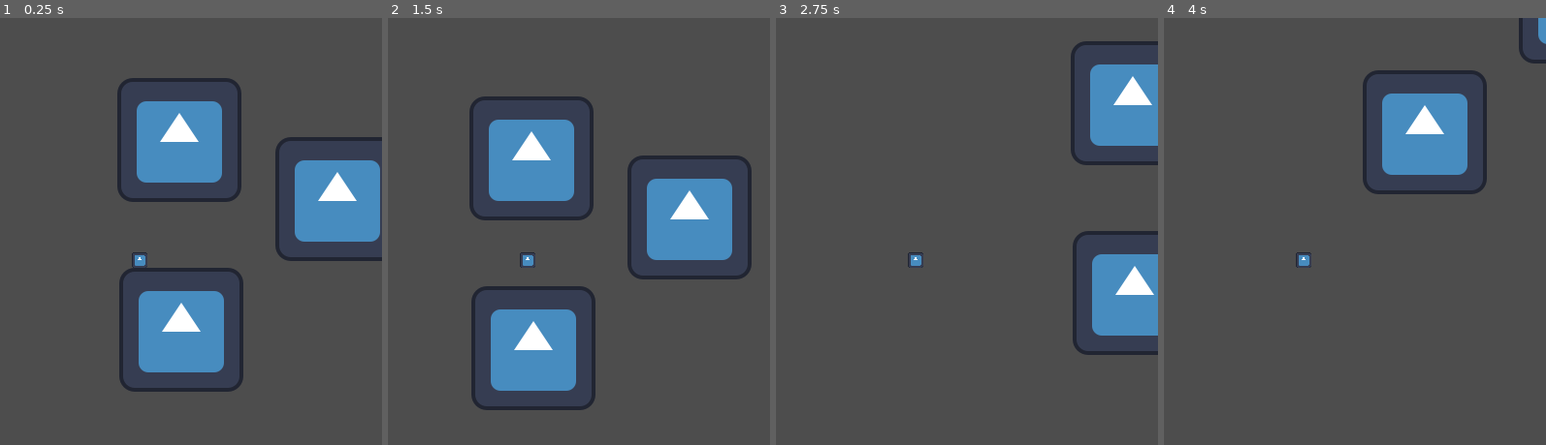
Above: before the commit, frames 1-4 (left to right).
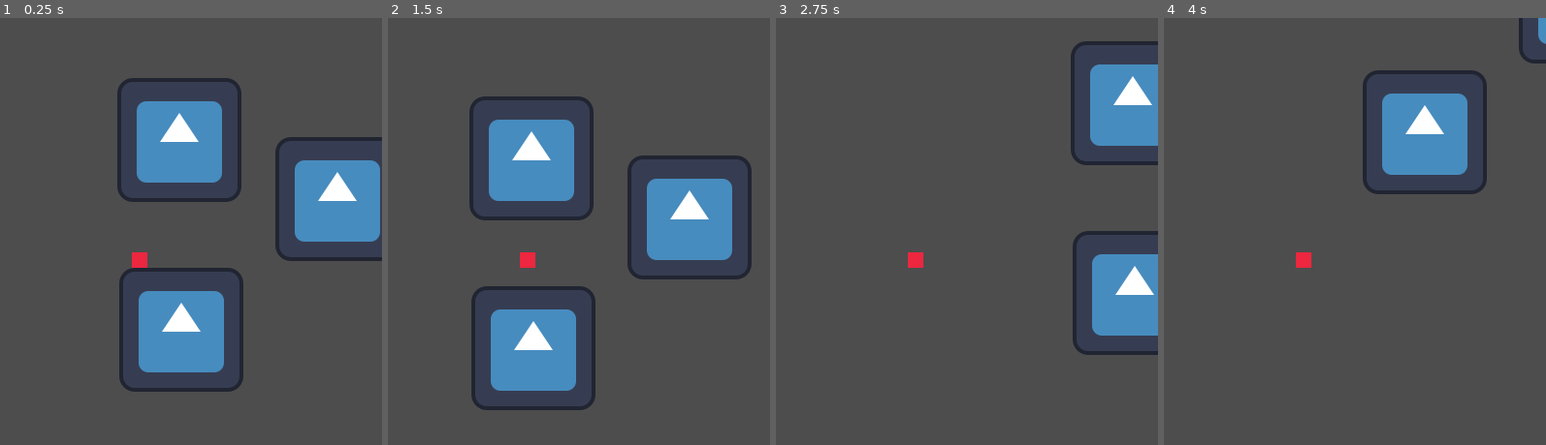
Above: after the commit, the same moments.

Repository: 8by4/solo1
Game: Godot game, scene res://Scenes/test.tscn
Same seed, same stepped clock (60 frames per second), same inputs: the game is played once before the commit and once after it. The project has no main scene, so this scene is started directly. The engine's default icon, where the game draws it, is replaced by a stand-in: a white triangle on a blue panel in a dark square.
Inputs:
- Up to frame 1 (0.25 s): no input
- Up to frame 2 (1.5 s): tap Enter at 0.5 s; hold D (right) from 0.53 s (still down); tap W (up) at 0.6, 0.77, 1.07, 1.35 s
- Up to frame 3 (2.75 s): tap W (up) at 1.52, 1.82, 2.1 s; release D (right) at 2.03 s; hold A (left) from 2.03 s (still down)
- Up to frame 4 (4 s): release A (left) at 2.78 s; hold D (right) from 2.78 s (still down); tap W (up) at 2.85, 3.02, 3.32, 3.6, 3.77 s

The runs differ from the first frame. In frame 1, 0.1% of the frame differs, in the area x 34-39%, y 54-59%; in frame 2, 0.1%; in frame 3, 0.1%; in frame 4, 0.1%.

Commit message:
spriteChange

Diff:
--- a/Scenes/player.tscn
+++ b/Scenes/player.tscn
@@ -1,7 +1,7 @@
 [gd_scene load_steps=5 format=3 uid="uid://chj8t15xvd7ix"]
 
-[ext_resource type="Texture2D" uid="uid://c6ilupnibyua1" path="res://icon.svg" id="1_b4ckw"]
 [ext_resource type="Script" path="res://Scripts/player.gd" id="1_l1tnb"]
+[ext_resource type="Texture2D" uid="uid://cb7sdinynqvbo" path="res://Sprites/playerTest.png" id="2_xgk17"]
 
 [sub_resource type="RectangleShape2D" id="RectangleShape2D_qargx"]
 size = Vector2(16, 16)
@@ -12,8 +12,8 @@
 script = ExtResource("1_l1tnb")
 
 [node name="Sprite2D" type="Sprite2D" parent="."]
-scale = Vector2(0.125, 0.125)
-texture = ExtResource("1_b4ckw")
+scale = Vector2(2, 2)
+texture = ExtResource("2_xgk17")
 
 [node name="CollisionShape2D" type="CollisionShape2D" parent="."]
 shape = SubResource("RectangleShape2D_qargx")
Binary file added: Sprites/playerTest.aseprite
Binary file added: Sprites/playerTest.png
Not shown, added: Sprites/playerTest.png.import
